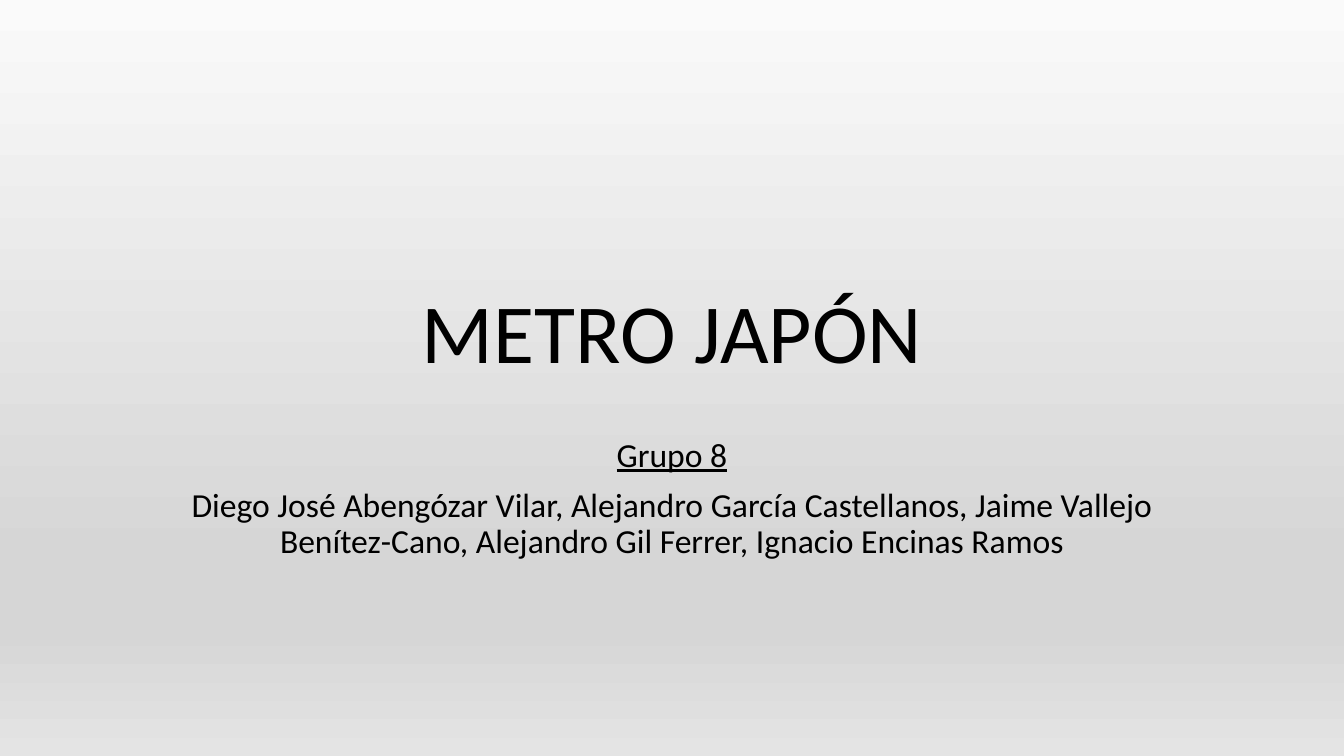
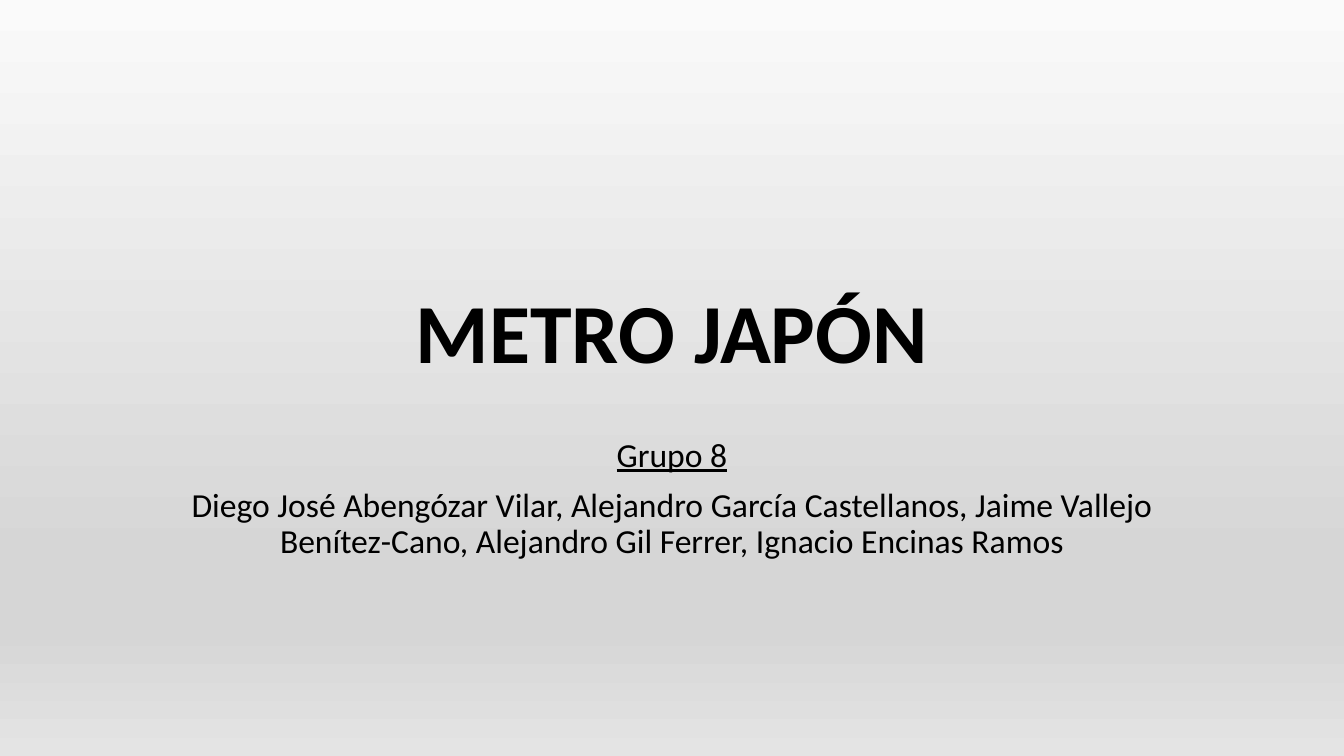
Before and after one commit to AGarciaCast/MetroJapon, a slide deck: slide 1 of PresentacionMetro.pptx. Drawn at 1344x756 pixels with LibreOffice and Linux fonts; fonts in the diff are those of the drawing. Boxes give left, top, right and bottom in pixels: in the first picture for what was removed or moved away, otherwise in the second. Text is boxed around its words. In the diff, an @@ line names an element or a change of style, - is before the commit and + after.

```diff
--- a/PresentacionMetro.pptx
+++ b/PresentacionMetro.pptx
@@ title "METRO JAPÓN" at <box>416,294,928,364</box>: bold on @@
```
